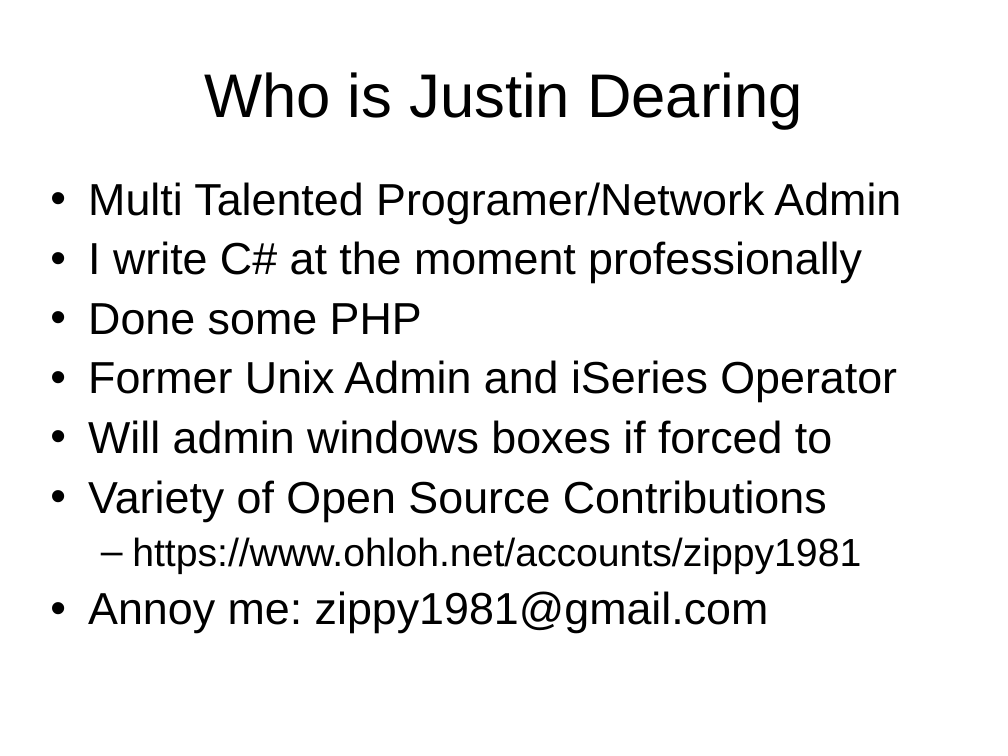
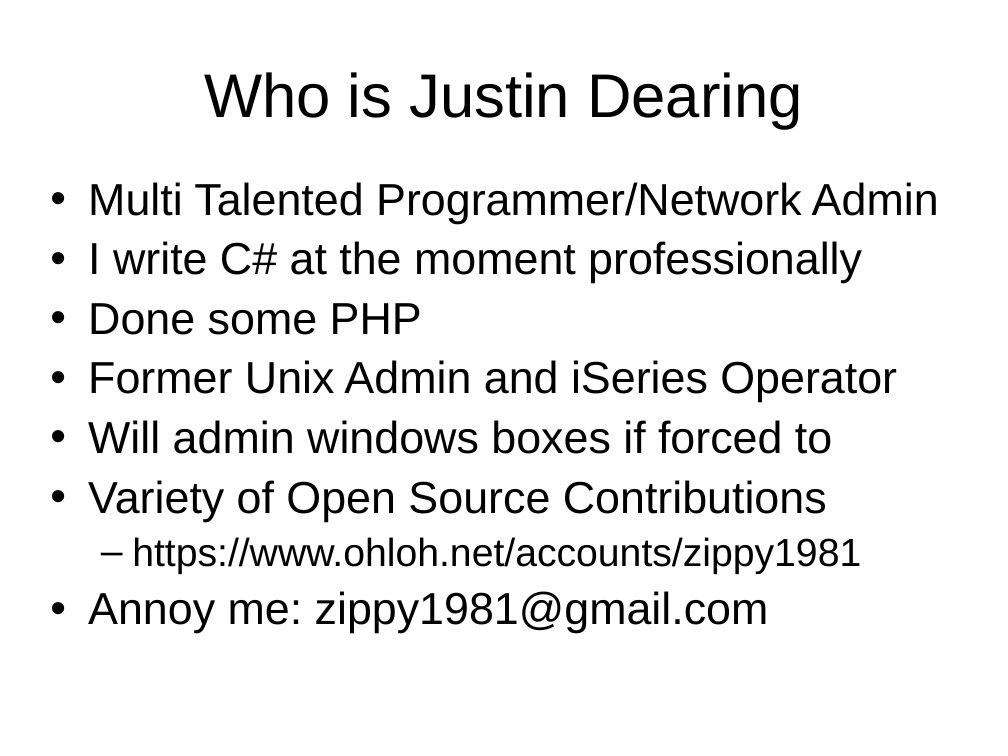
Before and after one commit to LIPHP/LDAP-Talk, a slide deck: slide 4 of Docs/LIPHP-Using LDAP with PHP.ppt. Drawn at 1008x756 pixels with LibreOffice and Linux fonts; fonts in the diff are those of the drawing. Boxes give left, top, right and bottom in pixels: in the first picture for what was removed or moved away, otherwise in the second. Text is boxed around its words. In the diff, an @@ line names an element or a change of style, - is before the commit and + after.

Commit message:
More typo fixing.

```diff
--- a/Docs/LIPHP-Using LDAP with PHP.ppt
+++ b/Docs/LIPHP-Using LDAP with PHP.ppt
@@ text at [88, 182, 939, 224]: text changed @@
-• Multi Talented Programer/Network Admin
+• Multi Talented Programmer/Network Admin
```
Also in this commit, not shown: 4 other slides changed.
